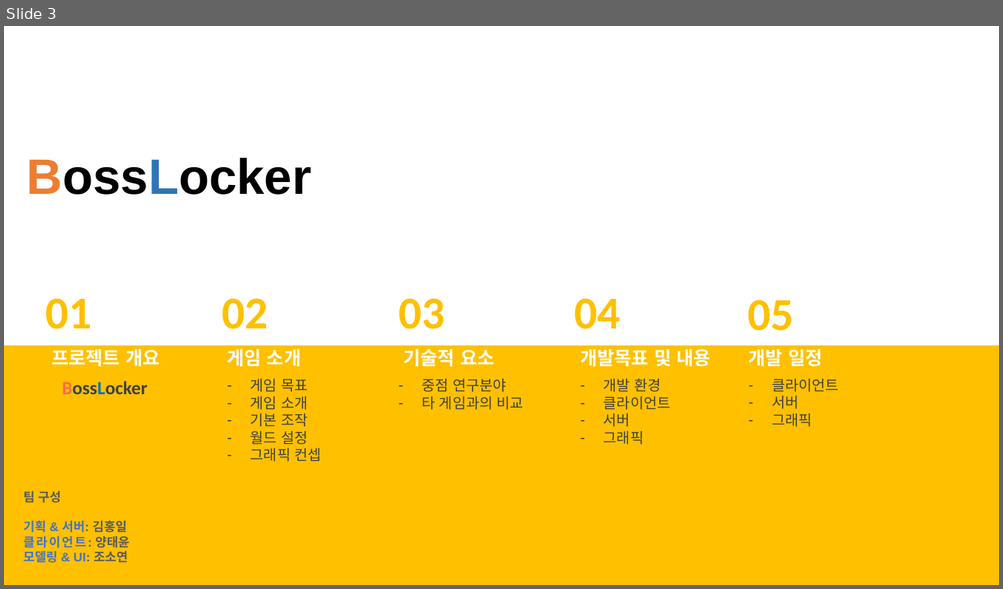
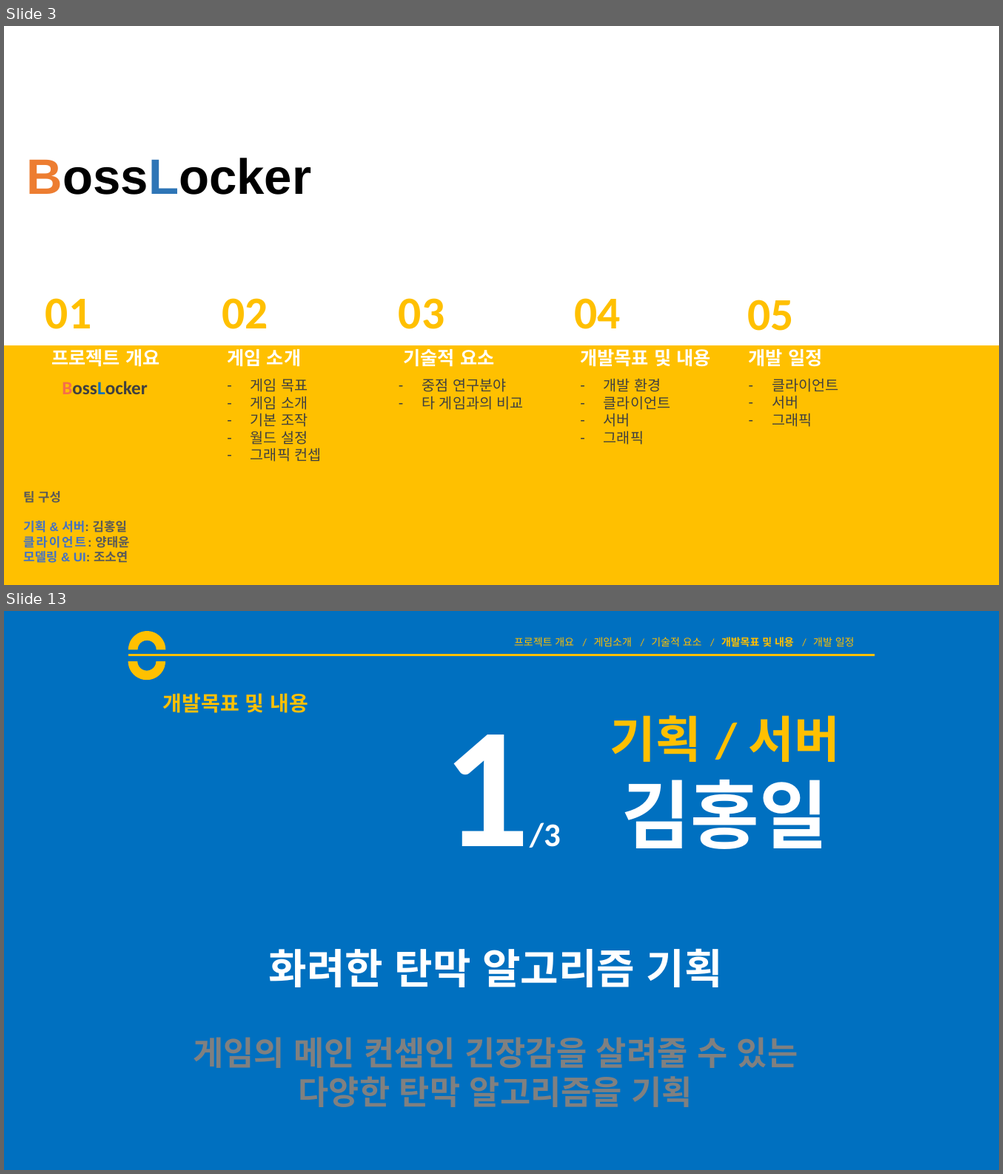
Before and after one commit to goddun/Report, a slide deck: 제안서.pptx. Shown one above the other, each under a label of ours: slide 3 before the commit, slides 3 and 13 after it; the slides between them are not shown. The pictures are 1003x589 and 1003x1174 pixels, drawn with LibreOffice and Linux fonts; fonts in the diff are those of the drawing. Boxes give left, top, right and bottom in pixels: in the first picture for what was removed or moved away, otherwise in the second. Text is boxed around its words. In the diff, an @@ line names an element or a change of style, - is before the commit and + after.

```diff
--- a/제안서.pptx
+++ b/제안서.pptx
@@ slide 13 added at (4, 611, 999, 1170), background #FFFFFF @@
@@ rectangle added at (4, 611, 999, 1170), fill #0070C0 @@
@@ arch (boxed as its full ring) added at (128, 631, 166, 669), fill #FFC000 @@
@@ arch (boxed as its full ring) added at (128, 643, 165, 681), fill #FFC000 @@
@@ line added from (128, 655) to (875, 655), #FFC000 2.25 pt @@
@@ text added at (514, 637, 854, 647), 10 pt, text #FFC000 @@
+프로젝트 개요 / 게임소개 / 기술적 요소 / 개발목표 및 내용 / 개발 일정
@@ title added at (163, 693, 308, 713), 20 pt, text #FFC000, bold @@
+개발목표 및 내용
@@ text added at (610, 715, 839, 762), 48 pt, text #FFC000, bold @@
+기획 / 서버
+김홍일
@@ text added at (442, 735, 560, 848), 32 pt, text #FFFFFF, bold @@
+1/3
@@ text added at (193, 948, 797, 1108), 32 pt, text #808080, bold @@
+화려한 탄막 알고리즘 기획
+게임의 메인 컨셉인 긴장감을 살려줄 수 있는
+다양한 탄막 알고리즘을 기획
```
Also in this commit, not shown: 8 slides changed, 11 other slides added, 1 slide removed.
